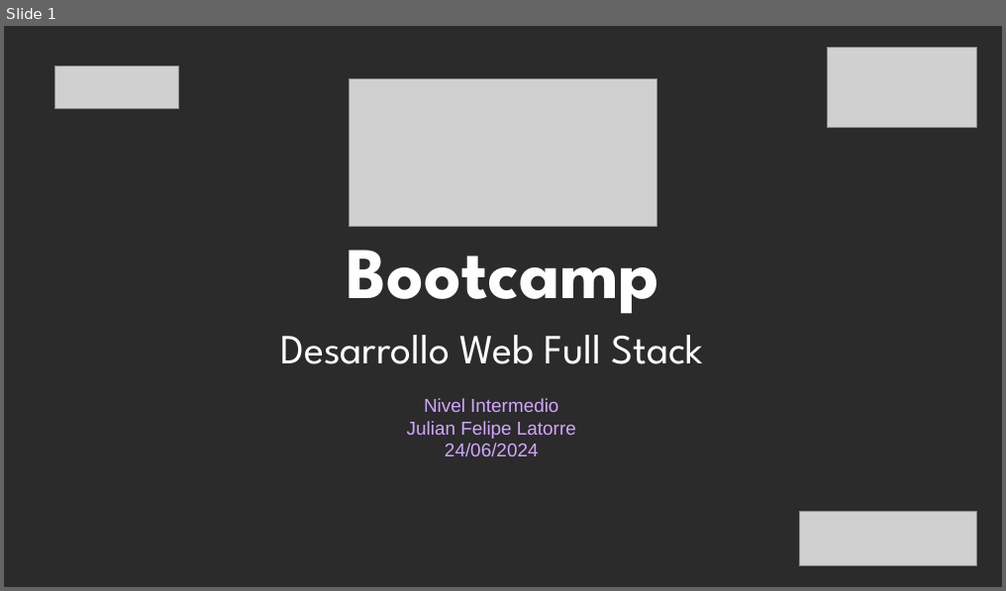
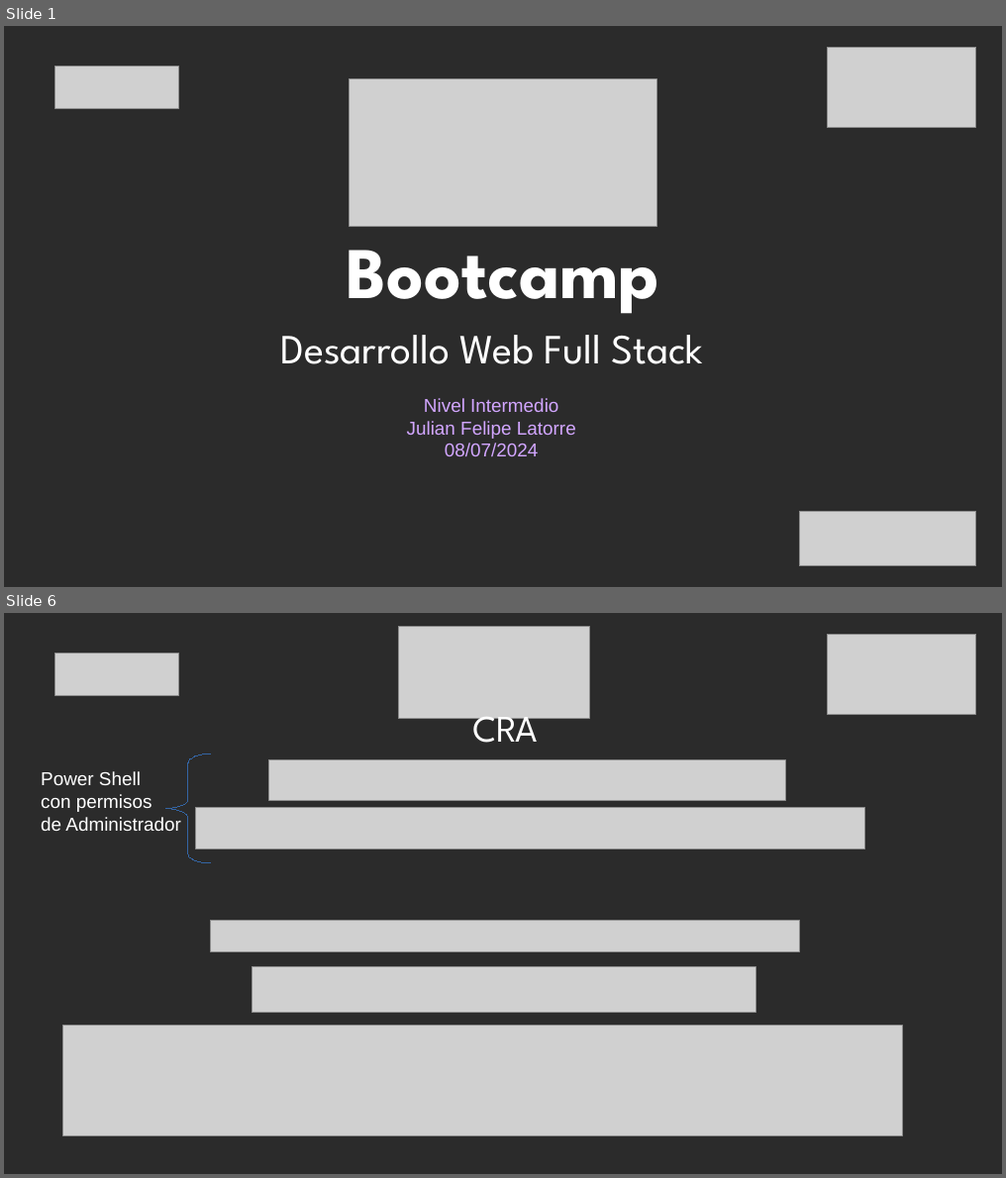
Before and after one commit to jflatorreo/TalentoTech_FullStack, a slide deck: Material pedagógico/Modulo 3/Clase 1/Clase 1 - Modulo 3.pptx. Shown one above the other, each under a label of ours: slide 1 before the commit, slides 1 and 6 after it; the slides between them are not shown. The pictures are 1006x591 and 1006x1178 pixels, drawn with LibreOffice and Linux fonts; fonts in the diff are those of the drawing; grey boxes stand for pictures; background and template pictures are left out; a plain dark background stands for a picture behind light text. Boxes give left, top, right and bottom in pixels: in the first picture for what was removed or moved away, otherwise in the second. Text is boxed around its words. In the diff, an @@ line names an element or a change of style, - is before the commit and + after.

```diff
--- a/Material pedagógico/Modulo 3/Clase 1/Clase 1 - Modulo 3.pptx
+++ b/Material pedagógico/Modulo 3/Clase 1/Clase 1 - Modulo 3.pptx
@@ slide 6 added at box(4, 613, 1002, 1174), background picture (left out) @@
@@ picture added at box(399, 627, 590, 718) @@
@@ picture added at box(828, 634, 976, 714) @@
@@ picture added at box(55, 653, 178, 695) @@
@@ text added at box(472, 704, 537, 743), 36 pt, text #FFFFFF @@
+CRA
@@ freeform shape added at box(166, 754, 211, 863), outline #3465A4 0 pt @@
@@ picture added at box(269, 761, 785, 801) @@
@@ text added at box(41, 771, 181, 831), 18 pt, text #FFFFFF @@
+Power Shell
+con permisos
+de Administrador
@@ picture added at box(196, 808, 865, 849) @@
@@ picture added at box(211, 921, 800, 953) @@
@@ picture added at box(252, 966, 755, 1012) @@
@@ picture added at box(63, 1026, 902, 1137) @@
@@ slide 1 changed as well @@
@@ text at box(445, 443, 539, 457): text changed @@
-24/06/2024
+08/07/2024
```
Also in this commit, not shown: 1 other slide changed, 21 other slides added, 7 slides removed, 14 other files.
